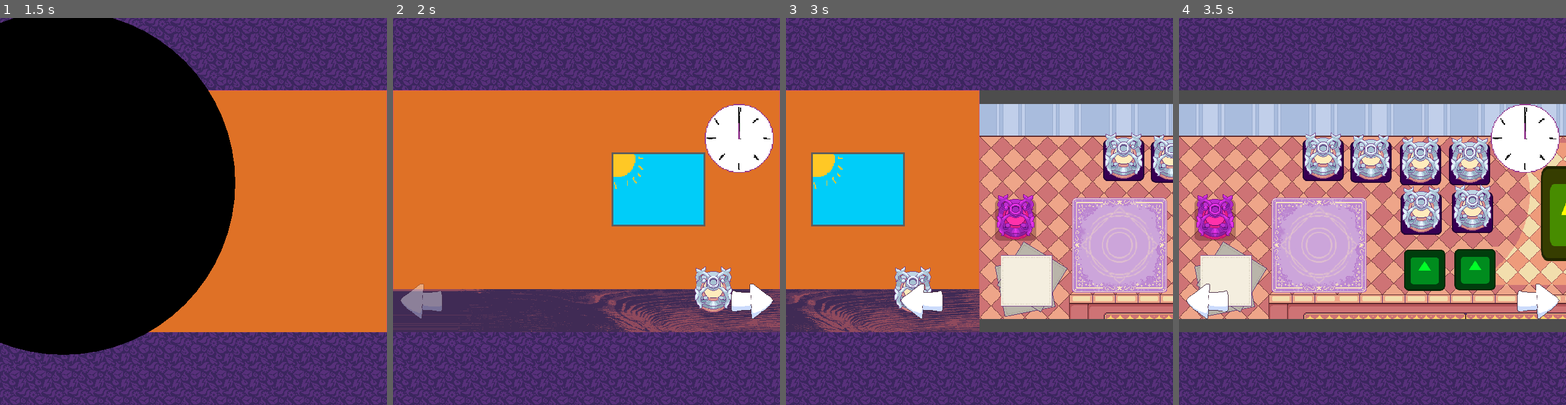
Above: before the commit, frames 1-4 (left to right).
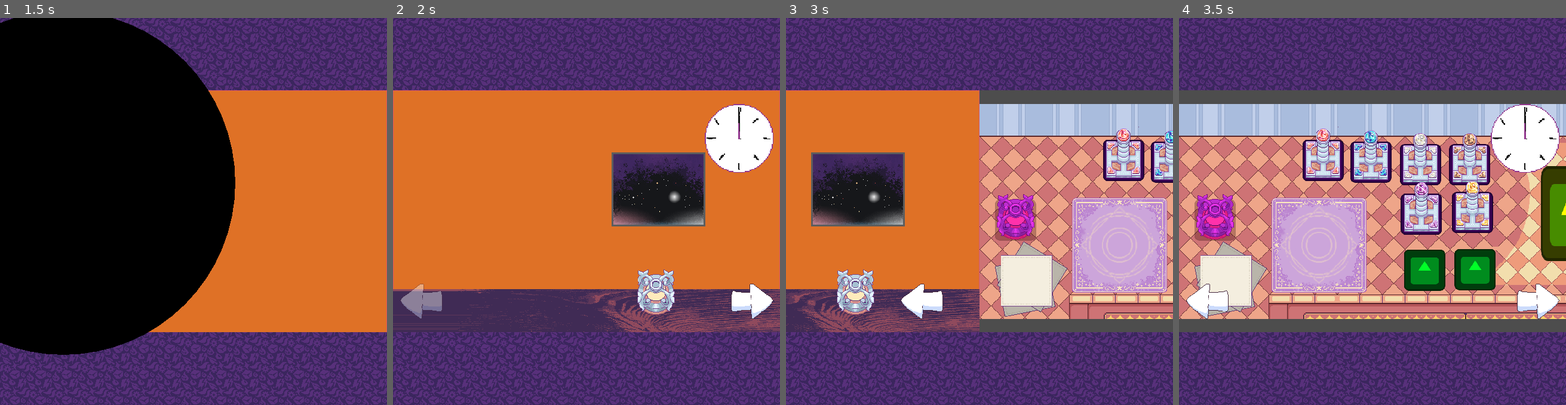
Above: after the commit, the same moments.

Repository: luankaike-code/felpo-jam-2026
Game: Godot game, scene res://scenes/screens/root_game.tscn
Two runs of this game, one before a commit and one after it. Both use one fixed random seed, a clock stepped at 60 frames per second and the inputs below. The engine's default icon, where the game draws it, is replaced by a stand-in: a white triangle on a blue panel in a dark square.
Inputs (mouse positions are in pixels of both pictures, inside the frame that each line leads up to):
- Up to frame 1 (1.5 s): tap Enter (ui_accept) at 0.5, 0.77 s; move the mouse to (278, 192) at 0.52 s; tap Right (inp_next_local) at 0.6 s; click (278, 192) at 0.67 s; click (61, 184) at 1.27 s
- Up to frame 2 (2 s): no input
- Up to frame 3 (3 s): drag from (1107, 288) to (960, 288) at 2.02 s; tap Enter (ui_accept) at 2.75 s; move the mouse to (813, 300) at 2.77 s; tap Space (inp_toggle_local) at 2.85 s; click (813, 300) at 2.92 s
- Up to frame 4 (3.5 s): no input

Frame 1 is identical in both runs. In frame 2, 6.4% of the frame differs, in the area x 16-100%, y 35-80%; in frame 3, 7.3%, in the area x 0-100%, y 28-80%; in frame 4, 5.9%.

Commit message:
Add stamps

Diff:
--- a/felpojam-2026-game-code/scenes/entitys/stamp.tscn
+++ b/felpojam-2026-game-code/scenes/entitys/stamp.tscn
@@ -1,15 +1,16 @@
 [gd_scene format=3 uid="uid://ftl38bpii8ag"]
 
 [ext_resource type="Script" uid="uid://wecskt8a2l36" path="res://scripts/entitys/stamp.gd" id="1_f45sb"]
-[ext_resource type="Texture2D" uid="uid://bwv4tb86wvig0" path="res://assets/images/stamp.png" id="2_0v15b"]
+[ext_resource type="Texture2D" uid="uid://ibki7o8d5opg" path="res://assets/images/stamps.png" id="2_bfisn"]
 [ext_resource type="Script" uid="uid://c8bo8naw8qjrt" path="res://scripts/state_machine/state_machine.gd" id="3_6f7w4"]
 [ext_resource type="Script" uid="uid://d0yqb1h5x5d6y" path="res://scripts/states/stamp/idle.gd" id="4_bfisn"]
 [ext_resource type="Script" uid="uid://rfn8t4olhbwe" path="res://scripts/states/stamp/dropping.gd" id="5_0v15b"]
 [ext_resource type="Script" uid="uid://bw2kq5pyqwdpi" path="res://scripts/states/stamp/going_up.gd" id="5_kb7rn"]
 [ext_resource type="Script" uid="uid://bn0m5x7vetk18" path="res://scripts/states/animations/animation_position_translate.gd" id="7_bfisn"]
 
-[sub_resource type="CircleShape2D" id="CircleShape2D_t5bq3"]
+[sub_resource type="CapsuleShape2D" id="CapsuleShape2D_bfisn"]
 radius = 38.0
+height = 106.0
 
 [node name="Stamp" type="Area2D" unique_id=769955536]
 z_as_relative = false
@@ -18,11 +19,13 @@
 
 [node name="Sprite" type="Sprite2D" parent="." unique_id=251825953]
 position = Vector2(0, -3)
-texture = ExtResource("2_0v15b")
+texture = ExtResource("2_bfisn")
+hframes = 6
+frame = 5
 
 [node name="CollisionShape2D" type="CollisionShape2D" parent="." unique_id=1632221205]
-position = Vector2(0, 3)
-shape = SubResource("CircleShape2D_t5bq3")
+position = Vector2(-1, 1)
+shape = SubResource("CapsuleShape2D_bfisn")
 
 [node name="StateMachine" type="Node" parent="." unique_id=893631172]
 script = ExtResource("3_6f7w4")
--- a/felpojam-2026-game-code/scenes/entitys/window_entity.tscn
+++ b/felpojam-2026-game-code/scenes/entitys/window_entity.tscn
@@ -2,6 +2,7 @@
 
 [ext_resource type="Script" uid="uid://cdejvki2ipm0y" path="res://scripts/entitys/window_entity.gd" id="1_eq10c"]
 [ext_resource type="Texture2D" uid="uid://ds5dyif2bkamq" path="res://assets/images/window.png" id="2_chtu3"]
+[ext_resource type="Texture2D" uid="uid://bo0gt58e5xhd7" path="res://assets/images/window_bg.png" id="3_chtu3"]
 
 [node name="Window" type="Node2D" unique_id=883367135]
 script = ExtResource("1_eq10c")
@@ -14,9 +15,7 @@
 
 [node name="Sprite2D" type="Sprite2D" parent="Sprite2D3" unique_id=1812159864]
 position = Vector2(3, 68)
-scale = Vector2(2, 2)
-texture = ExtResource("2_chtu3")
-hframes = 3
+texture = ExtResource("3_chtu3")
 
 [node name="Sprite2D2" type="Sprite2D" parent="." unique_id=947906866]
 texture = ExtResource("2_chtu3")
--- a/felpojam-2026-game-code/scenes/locals/client_local.tscn
+++ b/felpojam-2026-game-code/scenes/locals/client_local.tscn
@@ -16,26 +16,29 @@
 [node name="ClientLocal" unique_id=564590170 instance=ExtResource("1_vig35")]
 script = ExtResource("2_qqkxa")
 
-[node name="CharacterSpritePos" type="Node2D" parent="." index="1" unique_id=355683440]
+[node name="Window" parent="." index="3" unique_id=883367135 instance=ExtResource("12_gd4ri")]
+position = Vector2(134, -41)
+
+[node name="CharacterSpritePos" type="Node2D" parent="." index="4" unique_id=355683440]
 z_index = -1
 position = Vector2(-156, 130)
 
-[node name="Table" type="Sprite2D" parent="." index="2" unique_id=56828278]
+[node name="Table" type="Sprite2D" parent="." index="5" unique_id=56828278]
 position = Vector2(0, 185)
-scale = Vector2(-1, -1)
+rotation = 3.1415927
 texture = ExtResource("3_ph3mh")
 region_enabled = true
 region_rect = Rect2(0, 0, 720, 80)
 
-[node name="SpeechBubbleManager" type="Node2D" parent="." index="3" unique_id=1053634050]
+[node name="SpeechBubbleManager" type="Node2D" parent="." index="6" unique_id=1053634050]
 z_index = 10
 script = ExtResource("5_pp4ci")
 metadata/_custom_type_script = "uid://b22ark22c86p4"
 
-[node name="TableBell" parent="." index="4" unique_id=183704749 instance=ExtResource("11_ph3mh")]
-position = Vector2(236, 145)
+[node name="TableBell" parent="." index="7" unique_id=183704749 instance=ExtResource("11_ph3mh")]
+position = Vector2(129, 150)
 
-[node name="StateMachine" type="Node" parent="." index="5" unique_id=420485562 node_paths=PackedStringArray("current_state")]
+[node name="StateMachine" type="Node" parent="." index="8" unique_id=420485562 node_paths=PackedStringArray("current_state")]
 script = ExtResource("6_6kv1h")
 current_state = NodePath("Idle")
 metadata/_custom_type_script = "uid://c8bo8naw8qjrt"
@@ -59,6 +62,3 @@
 [node name="ExitClient" type="Node" parent="StateMachine" index="4" unique_id=1572576924]
 script = ExtResource("9_geiil")
 metadata/_custom_type_script = "uid://b03mc2du2h6cu"
-
-[node name="Window" parent="." index="8" unique_id=883367135 instance=ExtResource("12_gd4ri")]
-position = Vector2(134, -41)
--- a/felpojam-2026-game-code/scenes/locals/craft_local.tscn
+++ b/felpojam-2026-game-code/scenes/locals/craft_local.tscn
@@ -52,6 +52,7 @@
 
 [node name="Stamp" parent="." index="10" unique_id=769955536 instance=ExtResource("8_edtm0")]
 position = Vector2(-3, -98)
+rune_name = 1
 
 [node name="Stamp3" parent="." index="11" unique_id=2122770798 instance=ExtResource("8_edtm0")]
 position = Vector2(89, -93)
@@ -59,15 +60,15 @@
 
 [node name="Stamp6" parent="." index="12" unique_id=798498775 instance=ExtResource("8_edtm0")]
 position = Vector2(181, -93)
-rune_name = 1
+rune_name = 3
 
 [node name="Stamp2" parent="." index="13" unique_id=1425219931 instance=ExtResource("8_edtm0")]
 position = Vector2(91, -1)
-rune_name = 1
+rune_name = 4
 
 [node name="Stamp4" parent="." index="14" unique_id=1582331971 instance=ExtResource("8_edtm0")]
 position = Vector2(186, -4)
-rune_name = 3
+rune_name = 5
 
 [node name="Sprite2D3" parent="." index="15" unique_id=1015827000]
 position = Vector2(180, -465)
--- a/felpojam-2026-game-code/scripts/data/runes_data.gd
+++ b/felpojam-2026-game-code/scripts/data/runes_data.gd
@@ -5,13 +5,17 @@
 	water,
 	air,
 	earth,
+	dark,
+	light,
 }
 
 static var colors: Dictionary[names, Color] = {
 	names.fire: Color(1.0, 0.0, 0.0, 1.0),
 	names.water: Color(0.0, 1.0, 1.0, 1.0),
 	names.air: Color(0.797, 0.824, 0.914, 1.0),
-	names.earth: Color(0.83, 0.392, 0.1, 1.0)
+	names.earth: Color(0.83, 0.392, 0.1, 1.0),
+	names.dark: Color(0.682, 0.012, 0.553, 1.0),
+	names.light: Color(1.0, 0.776, 0.051, 1.0),
 }
 
 static var textures: Dictionary[names, CompressedTexture2D] = {
@@ -19,4 +23,6 @@
 	names.water: preload("res://assets/images/runes/water rune.png"),
 	names.air: preload("res://assets/images/runes/air rune.png"),
 	names.earth: preload("res://assets/images/runes/earth rune.png"),
+	names.dark: preload("res://assets/images/runes/fire rune.png"),
+	names.light: preload("res://assets/images/runes/fire rune.png"),
 }
--- a/felpojam-2026-game-code/scripts/data/sound_data.gd
+++ b/felpojam-2026-game-code/scripts/data/sound_data.gd
@@ -20,6 +20,7 @@
 	pressed_button,
 	stamp_ink,
 	stamp_stand,
+	table_bell,
 }
 
 enum types {
@@ -48,6 +49,7 @@
 	names.pressed_button: types.sound_effect,
 	names.stamp_ink: types.sound_effect,
 	names.stamp_stand: types.sound_effect,
+	names.table_bell: types.sound_effect
 }
 
 static var streams: Dictionary[names, AudioStreamMP3] = {
@@ -70,4 +72,5 @@
 	names.pressed_button: preload("res://assets/sounds_effects/pressed_button.mp3"),
 	names.stamp_ink: preload("res://assets/sounds_effects/stamp_ink.mp3"),
 	names.stamp_stand: preload("res://assets/sounds_effects/stamp_stand.mp3"),
+	names.table_bell: preload("res://assets/sounds_effects/table_bell.mp3")
 }
--- /dev/null
+++ b/felpojam-2026-game-code/scripts/data/stamp/stamp_data.gd
@@ -0,0 +1,39 @@
+class_name StampData extends Resource
+
+enum versions {
+	normal,
+	in_stand
+}
+
+static var textures: Dictionary[RunesData.names, StampTextureObj] = {
+	RunesData.names.dark: StampTextureObj.new(
+		preload("res://assets/images/stamps.png"),
+		preload("res://assets/images/stamps_into_stand.png"),
+		0
+	),
+	RunesData.names.fire: StampTextureObj.new(
+		preload("res://assets/images/stamps.png"),
+		preload("res://assets/images/stamps_into_stand.png"),
+		1
+	),
+	RunesData.names.water: StampTextureObj.new(
+		preload("res://assets/images/stamps.png"),
+		preload("res://assets/images/stamps_into_stand.png"),
+		2
+	),
+	RunesData.names.earth: StampTextureObj.new(
+		preload("res://assets/images/stamps.png"),
+		preload("res://assets/images/stamps_into_stand.png"),
+		3
+	),
+	RunesData.names.air: StampTextureObj.new(
+		preload("res://assets/images/stamps.png"),
+		preload("res://assets/images/stamps_into_stand.png"),
+		4
+	),
+	RunesData.names.light: StampTextureObj.new(
+		preload("res://assets/images/stamps.png"),
+		preload("res://assets/images/stamps_into_stand.png"),
+		5
+	),
+}
--- /dev/null
+++ b/felpojam-2026-game-code/scripts/data/stamp/stamp_texture_obj.gd
@@ -0,0 +1,11 @@
+class_name StampTextureObj extends Node
+
+
+var normal_texture: CompressedTexture2D
+var texture_into_stand: CompressedTexture2D
+var frame: int
+
+func _init(normal_texture_: CompressedTexture2D, texture_into_stand_: CompressedTexture2D, frame_: int) -> void:
+	normal_texture = normal_texture_
+	texture_into_stand = texture_into_stand_
+	frame = frame_
--- a/felpojam-2026-game-code/scripts/data/stamp_data.gd
+++ /dev/null
@@ -1,8 +0,0 @@
-class_name StampData extends Resource
-
-static var textures: Dictionary[RunesData.names, CompressedTexture2D] = {
-	RunesData.names.water: load("res://assets/images/stamp.png"),
-	RunesData.names.fire: load("res://assets/images/stamp.png"),
-	RunesData.names.earth: load("res://assets/images/stamp.png"),
-	RunesData.names.air: load("res://assets/images/stamp.png"),
-}
--- a/felpojam-2026-game-code/scripts/entitys/stamp.gd
+++ b/felpojam-2026-game-code/scripts/entitys/stamp.gd
@@ -12,11 +12,14 @@
 	set(new):
 		has_ink = new
 		modulate = Color(1.0, 1.0, 0.0, 1.0) if has_ink else Color(1.0, 1.0, 1.0, 1.0)
+var texture_data: StampTextureObj
 
 func _ready() -> void:
 	super()
 
-	sprite.texture = StampData.textures[rune_name]
+	sprite.hframes = StampData.textures.size()
+	texture_data = StampData.textures[rune_name]
+	change_sprite_texture(StampData.versions.in_stand)
 
 	area_entered.connect(on_area_entered)
 	area_exited.connect(on_area_exited)
@@ -33,6 +36,9 @@
 
 func _finish_drag() -> void:
 	state_machine.change_state("Dropping")
+
+func _start_drag():
+	change_sprite_texture(StampData.versions.normal)
 
 func on_area_entered(body: Area2D) -> void:
 	if body is Paper:
@@ -51,3 +57,8 @@
 	if body is Paper:
 		var paper = get_overlapping_paper()
 		current_paper = paper if paper else null
+
+func change_sprite_texture(version: StampData.versions):
+	var texture = texture_data.normal_texture if version == StampData.versions.normal else texture_data.texture_into_stand
+	sprite.texture = texture
+	sprite.frame = texture_data.frame
--- a/felpojam-2026-game-code/scripts/entitys/table_bell.gd
+++ b/felpojam-2026-game-code/scripts/entitys/table_bell.gd
@@ -1,7 +1,9 @@
 class_name TableBell extends Area2D
 
+var can_emit_sound := true
 signal pressed
 
+@warning_ignore("unused_parameter")
 func _input_event(viewport: Viewport, event: InputEvent, shape_idx: int) -> void:
 	if !event is InputEventMouseButton:
 		return
@@ -9,4 +11,7 @@
 	if event.button_index != MOUSE_BUTTON_LEFT:
 		return
 
-	pressed.emit()
+	if can_emit_sound:
+		can_emit_sound = false
+		Sound.play_sound(SoundData.names.table_bell).finished.connect(func(): can_emit_sound = true)
+		pressed.emit()
--- a/felpojam-2026-game-code/scripts/states/stamp/idle.gd
+++ b/felpojam-2026-game-code/scripts/states/stamp/idle.gd
@@ -11,6 +11,7 @@
 	var res := host.current_stand.place_item(host)
 	if !res:
 		host.default_stand.place_item(host)
+	host.change_sprite_texture(StampData.versions.in_stand)
 
 func enter(host_) -> void:
 	host = host_
Binary file added: felpojam-2026-game-code/assets/images/stamps.png
Not shown, added: felpojam-2026-game-code/assets/images/stamps.png.import
Binary file added: felpojam-2026-game-code/assets/images/stamps_into_stand.png
Not shown, added: felpojam-2026-game-code/assets/images/stamps_into_stand.png.import
Binary file added: felpojam-2026-game-code/assets/images/window_bg.png
Not shown, added: felpojam-2026-game-code/assets/images/window_bg.png.import
Not shown, added: felpojam-2026-game-code/assets/sounds_effects/table_bell.mp3.import
Renamed: felpojam-2026-game-code/scripts/data/stamp_data.gd.uid -> felpojam-2026-game-code/scripts/data/stamp/stamp_data.gd.uid
Not shown, added: felpojam-2026-game-code/scripts/data/stamp/stamp_texture_obj.gd.uid
Not shown, added: felpojam-2026-game-code/assets/sounds_effects/table_bell.mp3
